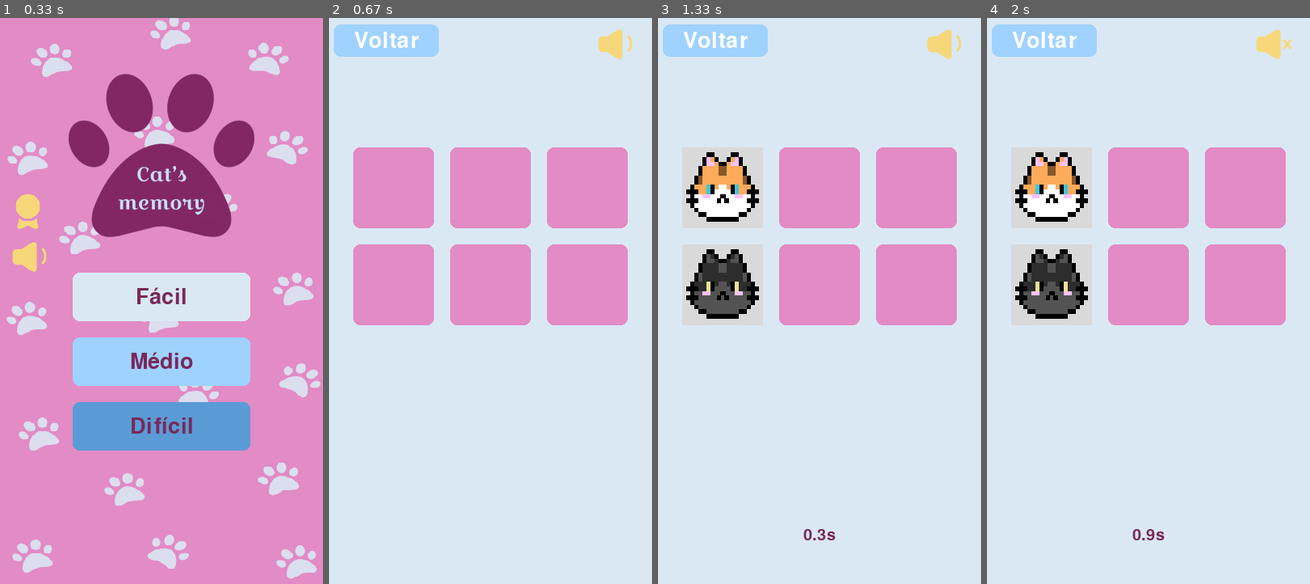
Above: before the commit, frames 1-4 (left to right).
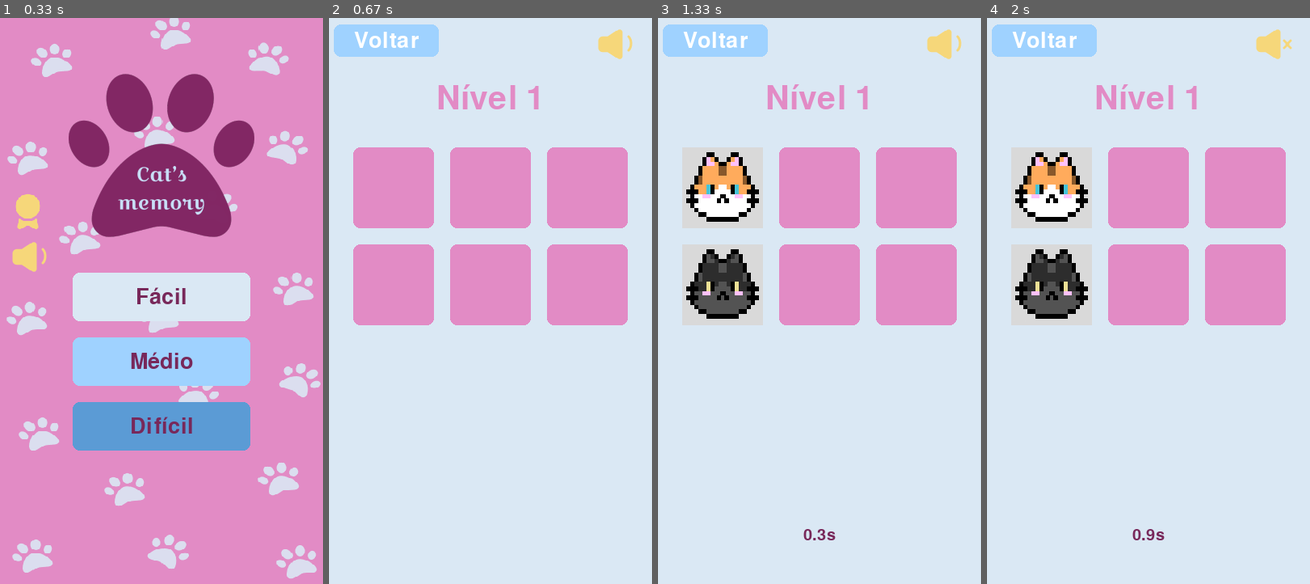
Above: after the commit, the same moments.

Repository: louisechacon/jogo_pygame
Game: pygame game, started from main.py
The game is run twice, just before and just after one commit, with the same random seed, the same clock (stepped at 60 frames per second) and the same inputs.
Inputs (mouse positions are in pixels of both pictures, inside the frame that each line leads up to):
- Up to frame 1 (0.33 s): no input
- Up to frame 2 (0.67 s): click (490, 301) at 0.38 s
- Up to frame 3 (1.33 s): click (741, 306) at 0.72 s; click (719, 216) at 1.05 s
- Up to frame 4 (2 s): click (1274, 46) at 1.88 s

Frame 1 is identical in both runs. In frame 2, 0.6% of the frame differs, in the area x 34-65%, y 11-17%; in frame 3, 0.6%; in frame 4, 0.6%.

Commit message:
Continua modularização e limpeza da main

Diff:
--- a/main.py
+++ b/main.py
@@ -8,23 +8,17 @@
 import interface
 
 pygame.init()
-
-pygame.mixer.init()
-pygame.mixer.music.load("sons/bright_stars.ogg")
-pygame.mixer.music.set_volume(0.5)
+clock = pygame.time.Clock()
+
+recursos.carregar_sons()
 pygame.mixer.music.play(-1)
 som_ligado = True
 
 tempo = 0
 recordes = dados.carregar_recordes()
 
-clock = pygame.time.Clock()
-
 tela = pygame.display.set_mode((config.LARGURA_TELA, config.ALTURA_TELA))
 pygame.display.set_caption("Cat's Memory")
-
-recursos.carregar_sons()
-pygame.mixer.music.play(-1)
 
 dicionario_imagens = recursos.carregar_imagens()
 dicionario_fontes = recursos.carregar_fontes()
@@ -36,16 +30,6 @@
 som_rect_menu = dicionario_imagens['som_on'].get_rect(topleft=(12, 270))
 som_rect_jogo = dicionario_imagens['som_on'].get_rect(topright=(380, 7))
 medalha_rect = dicionario_imagens['medalha'].get_rect(topleft=(8, 213))
-
-pygame.font.init()
-fonte_nivel = pygame.font.SysFont(None, 60)
-fonte_botao = pygame.font.SysFont(None, 40)
-fonte_titulo = pygame.font.SysFont(None, 56)
-fonte_cronometro = pygame.font.SysFont(None, 30)
-fonte_bom = pygame.font.SysFont(None, 60)
-fonte_novamente = pygame.font.SysFont(None, 30)
-fonte_recordes = pygame.font.SysFont(None, 30)
-fonte_pontuacoes = pygame.font.SysFont(None, 40)
 
 estado_tela = config.TELA_MENU
 
@@ -187,18 +171,21 @@
         cartas_escolhidas = []
 
     if estado_tela == config.TELA_MENU:
+
         interface.desenhar_menu(tela, dicionario_imagens, dicionario_fontes, (botao_facil, botao_medio, botao_dificil))
         interface.desenhar_botao_som(tela, dicionario_imagens, som_rect_menu, som_ligado)
 
     elif estado_tela == config.TELA_JOGO:
         tela.fill((218, 232, 244))
+        texto_superficie = dicionario_fontes['nivel'].render(texto_nivel, True, (226, 139, 197))
+        tela.blit(texto_superficie, texto_superficie.get_rect(center=(config.LARGURA_TELA // 2, 100)))
         botao_voltar = interface.desenhar_botao_voltar(tela, dicionario_fontes, (159, 210, 255))
         interface.desenhar_botao_som(tela, dicionario_imagens, som_rect_jogo, som_ligado)
 
         if len(cartas_escolhidas) == 2 and tempo <= timer_espera:
             tempo_restante = (timer_espera - tempo) / 1000
             tempo_visto = 1.0 - tempo_restante
-            texto_cronometro= fonte_cronometro.render(f"{tempo_visto:.1f}s", True, (120, 40, 90))
+            texto_cronometro= dicionario_fontes['cronometro'].render(f"{tempo_visto:.1f}s", True, (120, 40, 90))
             tela.blit(texto_cronometro, texto_cronometro.get_rect(center=(config.LARGURA_TELA // 2, 640)))
 
         for i in range(len(lista_ids)):
